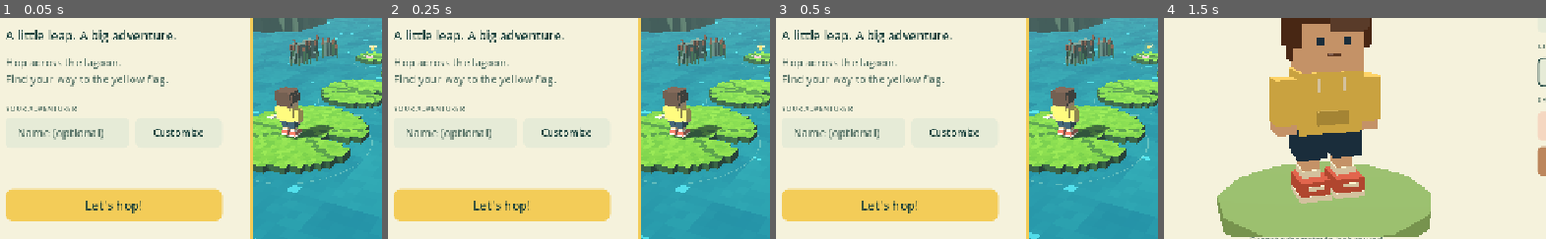
Above: before the commit, frames 1-4 (left to right).
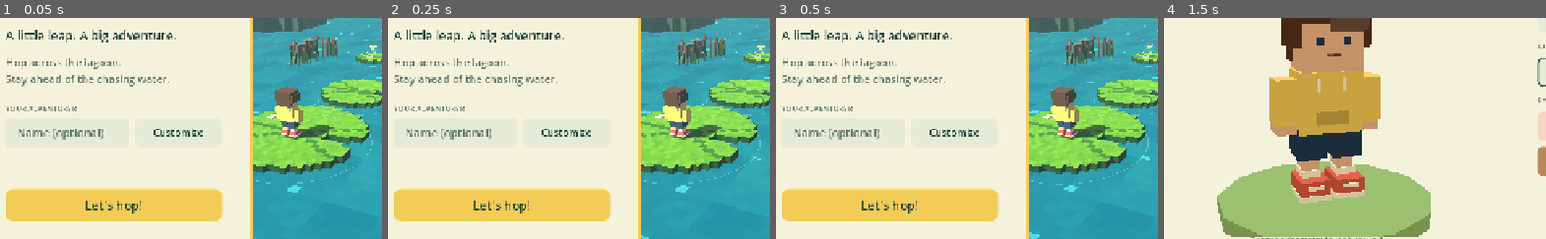
Above: after the commit, the same moments.

Repository: bgits/lily-pad-escape
Game: Godot game, scene res://scenes/main.tscn
Same seed, same stepped clock (60 frames per second), same inputs: the game is played once before the commit and once after it.
Inputs (mouse positions are % of the whole screen's width and height, from its top left):
- Up to frame 1 (0.05 s): no input
- Up to frame 2 (0.25 s): no input
- Up to frame 3 (0.5 s): no input
- Up to frame 4 (1.5 s): click (9, 61) at 0.52 s; type "Alex" at 0.6 s; click "Customize" at 1.25 s
The pictures show only the part of the screen within x 0-50%, y 35-85%; the shares and areas given below are measured in that part.

The runs differ from the first frame. In frame 1, 0.9% of the frame differs, in the area x 1-45%, y 25-32%; in frame 2, 0.9%; in frame 3, 0.9%; in frame 4, nothing differs.

Commit message:
Add chasing water and reset frogs after death

Diff:
--- /dev/null
+++ b/game/scripts/chasing_water.gd
@@ -0,0 +1,77 @@
+class_name ChasingWater
+extends Node3D
+
+const START_Z := 8.0
+const HEAD_START := 6.0
+var front_z := START_Z
+var grace := HEAD_START
+var speed := 1.8
+var elapsed := 0.0
+var crest: MeshInstance3D
+var rear_camera: Camera3D
+var rear_view: SubViewport
+
+func _ready() -> void:
+	# The broad sheet floods everything behind a clearly visible white crest.
+	var water := LilyAvatar.material(Color(0.12,0.62,0.72,0.82))
+	water.transparency = BaseMaterial3D.TRANSPARENCY_ALPHA
+	LilyAvatar.box(self,Vector3(0,1.35,60),Vector3(70,2.4,120),water)
+	crest = LilyAvatar.box(self,Vector3(0,2.6,0),Vector3(70,0.45,1.0),LilyAvatar.material(Color("dcfff2")))
+	for i in 18:
+		LilyAvatar.box(self,Vector3(-34+i*4,2.4,0.5),Vector3(2.5,0.9,1.3),LilyAvatar.material(Color("7ae3d6")))
+	reset()
+
+func reset() -> void:
+	front_z = START_Z
+	grace = HEAD_START
+	elapsed = 0.0
+	position.z = front_z
+
+func advance(delta: float, player_position: Vector3 = Vector3.ZERO) -> void:
+	elapsed += delta
+	var moving_time := maxf(0.0,delta-grace)
+	grace = maxf(0.0,grace-delta)
+	# Accelerate smoothly when left behind, without teleporting the front.
+	var gap := front_z-player_position.z
+	var catch_up := clampf((gap-14.0)*0.8,0.0,5.2)
+	front_z -= (speed+catch_up)*moving_time
+	position.z = front_z
+	crest.position.y = 2.6+sin(elapsed*4.0)*0.12
+
+func has_caught(player_position: Vector3) -> bool:
+	return grace <= 0 and player_position.z >= front_z
+
+func make_rear_view(hud: Control) -> void:
+	var panel := VBoxContainer.new()
+	hud.add_child(panel)
+	panel.set_anchors_and_offsets_preset(Control.PRESET_BOTTOM_RIGHT)
+	panel.offset_left = -282
+	panel.offset_right = -26
+	panel.offset_top = -225
+	panel.offset_bottom = -60
+	panel.mouse_filter = Control.MOUSE_FILTER_IGNORE
+	var caption := Label.new()
+	caption.text = "CHASING WATER · REAR VIEW"
+	caption.horizontal_alignment = HORIZONTAL_ALIGNMENT_CENTER
+	caption.add_theme_font_size_override("font_size",13)
+	panel.add_child(caption)
+	var picture := TextureRect.new()
+	picture.custom_minimum_size = Vector2(256,144)
+	picture.mouse_filter = Control.MOUSE_FILTER_IGNORE
+	panel.add_child(picture)
+	rear_view = SubViewport.new()
+	rear_view.size = Vector2i(256,144)
+	rear_view.world_3d = get_world_3d()
+	rear_view.render_target_update_mode = SubViewport.UPDATE_WHEN_VISIBLE
+	picture.add_child(rear_view)
+	picture.texture = rear_view.get_texture()
+	rear_camera = Camera3D.new()
+	rear_camera.fov = 75
+	rear_camera.far = 90
+	rear_view.add_child(rear_camera)
+	rear_camera.current = true
+
+func update_rear_view(player_position: Vector3) -> void:
+	if is_instance_valid(rear_camera):
+		rear_camera.position = Vector3(player_position.x,4.5,player_position.z-3.0)
+		rear_camera.look_at(Vector3(player_position.x,1.5,player_position.z+12.0))
--- a/game/scripts/game.gd
+++ b/game/scripts/game.gd
@@ -6,6 +6,8 @@
 const UIScript = preload("res://scripts/ui.gd")
 const ProfileScript = preload("res://scripts/profile.gd")
 const LEVELS := ["res://levels/sunlit_lagoon.tres","res://levels/frog_river.tres","res://levels/lucky_lagoon.tres"]
+var tide: ChasingWater
+var tide_enabled := true
 var level_index := 0
 var level: LilyLevel
 var world: LilyWorld
@@ -161,6 +163,10 @@
 	add_child(level_music)
 	if OS.has_feature("web"):
 		telemetry_enabled = bool(JavaScriptBridge.eval("new URLSearchParams(location.search).has('qa')"))
+	tide = ChasingWater.new()
+	add_child(tide)
+	tide.make_rear_view(ui.hud)
+	tide.visible = false
 	ready_to_pause = DisplayServer.get_name() != "headless"
 
 func quick_color(color: Color) -> void:
@@ -254,6 +260,9 @@
 	profile.player_name = ui.name_input.text
 	outfit_saved = profile.save_customization()
 	stop_sounds()
+	tide.reset()
+	tide.speed = 1.35 if level_index == 1 else 1.8
+	tide.visible = tide_enabled
 	level_music.stop()
 	level_music.stream_paused = false
 	if level_index < level_music_tracks.size():
@@ -297,6 +306,7 @@
 	get_viewport().gui_release_focus()
 
 func show_title() -> void:
+	tide.visible = false
 	stop_sounds()
 	level_music.stop()
 	state = "title"
@@ -353,6 +363,7 @@
 	if state != "playing" or world.frogs_remaining() > 0:
 		return
 	state = "won"
+	tide.visible = false
 	level_music.stop()
 	world.set_motion_paused(true)
 	victories += 1
@@ -386,6 +397,14 @@
 	if state != "playing":
 		return
 	run_seconds += delta
+	if tide_enabled:
+		tide.advance(delta,player.position)
+		tide.update_rear_view(player.position)
+		ui.tide_label.text = "Water moves in %d…" % ceili(tide.grace) if tide.grace > 0 else "Chasing water  ·  %d m behind" % maxi(0,ceili(tide.front_z-player.position.z))
+		if tide.has_caught(player.position):
+			fail()
+			ui.toast.text = "The water caught you! Keep moving."
+			return
 	if player.global_position.y < level.water_height - 0.18 or player.global_position.y < -10 or Vector2(player.position.x,player.position.z).length() > 120:
 		fail()
 		return
@@ -505,6 +524,9 @@
 	if state in ["splash","poison_defeat"]:
 		retry_timer -= delta
 		if retry_timer <= 0:
+			world.reset_frogs()
+			hit_count = 0
+			tide.reset()
 			world.reset_decoys()
 			world.reset_motion()
 			player.respawn(level.spawn)
@@ -567,4 +589,4 @@
 		decoy_data.append({"position":[pad.position.x,pad.position.y,pad.position.z],"collapsed":pad.collapsed,"red_frog":pad.marker.is_decoy})
 	for frog in world.frogs:
 		frog_data.append({"pad":frog.pad_index,"alive":frog.alive,"behavior":frog.behavior,"clock":frog.clock,"telegraph":is_instance_valid(frog.landing_marker) and frog.landing_marker.visible,"position":[frog.position.x,frog.position.y,frog.position.z]})
-	return {"fireflies":firefly_data,"firefly_masks": …(1654 unchanged characters)…
+	return {"tide_front":tide.front_z,"tide_grace":tide.grace,"fireflies":firefly_data,"firefly_masks": …(1654 unchanged characters)…
--- a/game/scripts/ui.gd
+++ b/game/scripts/ui.gd
@@ -59,6 +59,7 @@
 var pause_customize_button: Button
 var profile_note: Label
 var pause_detail: Label
+var tide_label: Label
 var firefly_label: Label
 
 func _ready() -> void:
@@ -156,7 +157,7 @@
 	gap(stack,7)
 	label(stack,"A little leap. A big adventure.",20)
 	gap(stack,6)
-	start_detail = label(stack,"Hop across the lagoon.\nFind your way to the yellow flag.",17,MUTED)
+	start_detail = label(stack,"Hop across the lagoon.\nStay ahead of the chasing water.",17,MUTED)
 	gap(stack,16)
 	label(stack,"YOUR ADVENTURER",12,MUTED)
 	var adventurer_row := HBoxContainer.new()
@@ -322,6 +323,7 @@
 	level_label = label(info,"LEVEL 1",23)
 	progress_label = label(info,"Sunlit lagoon  ·  Reach the flag",13,MUTED)
 	firefly_label = label(info,"Fireflies  0 / 3",15,INK)
+	tide_label = label(info,"Water moves in 6…",15,INK)
 	objective_label = label(info,"",17)
 	objective_label.visible = false
 	frog_legend = label(info,"",13,MUTED)
@@ -461,9 +463,9 @@
 	frog_legend.visible = lucky
 	frog_legend.text = "Yellow: 50% sink  ·  50% stay" if lucky else ""
 	hints.text = "WASD / Arrows  Move    SPACE  Jump    MOUSE  Look    CLICK / F  Swing bat    ESC  Pause    R  Restart" if combat else "WASD / Arrows  Move     SPACE  Jump     MOUSE  Look     CLICK/ESC  Pause     R  Restart"
-	start_detail.text = "Find a way across the river.\nReach the yellow flag." if combat else "Hop across the lagoon.\nFind your way to the yellow flag."
+	start_detail.text = "Clear the frogs. Reach the flag.\nStay ahead of the chasing water." if combat else "Hop across the lagoon.\nStay ahead of the chasing water."
 	if lucky:
-		start_detail.text = "A winding route. A tempting shortcut.\nFind your way to the yellow flag."
+		start_detail.text = "Risk the frogs or take the tiny pads.\nStay ahead of the chasing water."
 	for i in level_buttons.size():
 		level_buttons[i].add_theme_stylebox_override("normal",style(GOLD if i == index else CREAM))
 		level_buttons[i].add_theme_stylebox_override("hover",style(Color("ffe18a") if i == index else Color("d5e2c9")))
--- /dev/null
+++ b/game/tests/chasing_water_test.gd
@@ -0,0 +1,100 @@
+extends SceneTree
+
+var game: Node3D
+var failures := 0
+
+func _initialize() -> void:
+	run.call_deferred()
+
+func frames(count: int) -> void:
+	for i in count:
+		await physics_frame
+		await process_frame
+
+func check(ok: bool, message: String) -> void:
+	if ok:
+		print("PASS: ", message)
+	else:
+		failures += 1
+		push_error("FAIL: " + message)
+
+func run() -> void:
+	game = load("res://scenes/main.tscn").instantiate()
+	game.profile.storage_path = "user://lily_qa_chasing_water.cfg"
+	root.add_child(game)
+	check(not game.tide.visible,"Title hides the chasing wave")
+	game.start_run()
+	await frames(60)
+	check(game.tide.visible and game.tide.front_z == ChasingWater.START_Z,"A fresh attempt gives a head start")
+	game.pause()
+	var grace: float = game.tide.grace
+	await frames(60)
+	check(game.tide.grace == grace,"Pause freezes the head-start countdown")
+	game.open_customization()
+	await frames(20)
+	check(game.tide.grace == grace,"The wardrobe keeps the wave frozen")
+	game.close_customization()
+	game.resume()
+	await frames(360)
+	check(game.tide.front_z < ChasingWater.START_Z,"The wave advances after the head start")
+	game.pause()
+	var front: float = game.tide.front_z
+	await frames(60)
+	check(game.tide.front_z == front,"Pause freezes an advancing wave")
+	game.resume()
+	# Stay on the starting pad: being on land must not defeat the chase.
+	for i in 900:
+		await frames(1)
+		if game.state == "splash":
+			break
+	check(game.state == "splash" and game.falls == 1,"The advancing water catches a stationary player on a pad")
+	await frames(65)
+	check(game.state == "playing" and game.tide.grace > 4 and game.tide.front_z == ChasingWater.START_Z,"Retry restores a safe head start")
+	game.show_title()
+	game.select_level(1)
+	game.start_run()
+	await frames(5)
+	for frog in game.world.frogs.slice(0,2):
+		frog.defeat()
+	game.hit_count = 2
+	check(game.world.frogs_remaining() == 4,"Fixture clears two frogs before being caught")
+	game.tide.grace = 0
+	game.tide.front_z = game.player.position.z - 0.1
+	await frames(3)
+	check(game.state == "splash","Chasing water also catches the player in Frog River")
+	await frames(65)
+	check(game.world.frogs_remaining() == 6 and game.hit_count == 0,"Death restores both defeated frogs and resets combat progress")
+	check(game.health == 100 and not game.poisoned,"Retry restores full health")
+	game.show_title()
+	game.select_level(0)
+	game.start_run()
+	game.win()
+	front = game.tide.front_z
+	await frames(60)
+	check(not game.tide.visible and game.tide.front_z == front,"Victory ends the chase")
+	game.show_title()
+	check(not game.tide.visible,"Returning home hides the wave")
+	# A running player must not leave the wave off in the distance.
+	game.tide.reset()
+	game.tide.grace = 0
+	game.tide.speed = 1.8
+	var runner := Vector3.ZERO
+	var biggest_step := 0.0
+	for i in 1200:
+		runner.z -= 5.4/60.0
+		var previous: float = game.tide.front_z
+		game.tide.advance(1.0/60.0,runner)
+		biggest_step = maxf(biggest_step,previous-game.tide.front_z)
+	var gap: float = game.tide.front_z-runner.z
+	check(gap > 6 and gap < 22,"The wave keeps a visible, escapable gap behind a running player")
+	check(biggest_step < 0.12,"Catch-up advances smoothly without teleporting")
+	game.tide.update_rear_view(runner)
+	check(game.tide.rear_view.world_3d == game.get_world_3d(),"Rear view renders the actual game world")
+	check(game.tide.rear_camera.is_position_in_frustum(Vector3(runner.x,2.6,game.tide.front_z)),"The pursuing crest is inside the rear camera view")
+	game.level_music.stop()
+	game.stop_sounds()
+	game.queue_free()
+	await frames(3)
+	DirAccess.remove_absolute("user://lily_qa_chasing_water.cfg")
+	print("CHASE RESULT: ", failures, " failed")
+	quit(1 if failures else 0)
--- a/game/tests/combat_test.gd
+++ b/game/tests/combat_test.gd
@@ -45,6 +45,7 @@
 	game = load("res://scenes/main.tscn").instantiate()
 	game.profile.storage_path = "user://lily_qa_combat.cfg"
 	DirAccess.remove_absolute(game.profile.storage_path)
+	game.tide_enabled = false
 	root.add_child(game)
 	player = game.player
 	await frames(2)
@@ -115,7 +116,7 @@
 	check(not frog.alive,"Resumed swing delivers its pending hit once")
 	player.position = Vector3(10,-0.3,0)
 	await frames(65)
-	check(game.state == "playing" and game.world.frogs_remaining() == 3 and player.has_bat,"Water retry keeps defeated frogs cleared and the bat equipped")
+	check(game.state == "playing" and game.world.frogs_remaining() == 6 and player.has_bat,"Water retry restores all frogs and keeps the bat equipped")
 	check(player.swing_remaining == 0 and not player.impact_pending,"Water retry clears unfinished attack state")
 	game.start_run()
 	await frames(8)
--- a/game/tests/controller_test.gd
+++ b/game/tests/controller_test.gd
@@ -38,6 +38,7 @@
 	game = load("res://scenes/main.tscn").instantiate()
 	game.profile.storage_path = "user://lily_qa_controller.cfg"
 	DirAccess.remove_absolute(game.profile.storage_path)
+	game.tide_enabled = false
 	root.add_child(game)
 	player = game.player
 	await fresh()
--- a/game/tests/decoy_test.gd
+++ b/game/tests/decoy_test.gd
@@ -39,6 +39,7 @@
 	game = load("res://scenes/main.tscn").instantiate()
 	game.profile.storage_path = "user://lily_qa_decoy.cfg"
 	DirAccess.remove_absolute(game.profile.storage_path)
+	game.tide_enabled = false
 	root.add_child(game)
 	player = game.player
 	await frames(3)
@@ -67,7 +68,7 @@
 	player.velocity.y = 8.0
 	await frames(12)
 	check(not pad.collapsed and game.decoy_trips == 0,"Flying above a decoy without landing does not trigger it")
-	# Clear one green frog first; trap retries must preserve that progress.
+	# Clear one green frog first; trap retries must restore it.
 	var green: LilyFrog = game.world.frogs[0]
 	player.respawn(green.global_position+Vector3(0,0,1.75))
 	await frames(3)
@@ -101,7 +102,7 @@
 		check(not pad.visible and pad.marker.global_position.y < game.level.water_height,"Collapsed pad %d and its warning frog sink under the water" % (i+1))
 		await frames(50)
 		check(game.state == "playing" and not pad.collapsed and pad.visible and pad.collision_layer == 1 and not player.falling_through,"Retry restores decoy %d and ordinary movement" % (i+1))
-		check(game.hit_count == 1 and game.world.frogs_remaining() == 5,"Trap retry %d preserves defeated green frogs" % (i+1))
+		check(game.hit_count == 0 and game.world.frogs_remaining() == 6,"Trap retry %d restores all green frogs" % (i+1))
 	key(KEY_SPACE)
 	await frames(4)
 	key(KEY_SPACE,false)
--- a/game/tests/exploration_test.gd
+++ b/game/tests/exploration_test.gd
@@ -33,6 +33,7 @@
 	game = load("res://scenes/main.tscn").instantiate()
 	game.profile.storage_path = SAVE
 	DirAccess.remove_absolute(SAVE)
+	game.tide_enabled = false
 	root.add_child(game)
 	player = game.player
 	check(game.profile.firefly_masks == [0,0,0],"A new profile has no collected fireflies")
--- a/game/tests/health_luck_test.gd
+++ b/game/tests/health_luck_test.gd
@@ -51,6 +51,7 @@
 	game = load("res://scenes/main.tscn").instantiate()
 	game.profile.storage_path = "user://lily_qa_health_luck.cfg"
 	DirAccess.remove_absolute(game.profile.storage_path)
+	game.tide_enabled = false
 	root.add_child(game)
 	player = game.player
 	game.start_run()
@@ -126,9 +127,9 @@
 	game.resume()
 	await frames(85)
 	check(game.state == "playing" and game.health == 100 and not game.poisoned and player.is_on_floor(),"Poison retry returns to the practice pad at full health")
-	check(game.world.frogs_remaining() == 5 and game.hit_count == 1,"Poison retry preserves previously defeated green frogs")
+	check(game.world.frogs_remaining() == 6 and game.hit_count == 0,"Poison retry restores all green frogs and clears hits")
 	check(player.avatar.rotation.is_equal_approx(Vector3.ZERO),"Retry clears the poison-defeat pose")
-	await stand_by(frog)
+	await stand_by(game.world.frogs[1])
 	key(KEY_R)
 	await frames(8)
 	key(KEY_R,false)
--- a/game/tests/music_test.gd
+++ b/game/tests/music_test.gd
@@ -16,6 +16,7 @@
 func run() -> void:
 	game = load("res://scenes/main.tscn").instantiate()
 	game.profile.storage_path = "user://lily_qa_music.cfg"
+	game.tide_enabled = false
 	root.add_child(game)
 	check(not game.level_music.playing, "Title screen starts without level music")
 	check(game.level_music.stream is AudioStreamMP3 and game.level_music.stream.loop, "Supplied track is configured to loop")
--- a/game/tests/secret_test.gd
+++ b/game/tests/secret_test.gd
@@ -24,6 +24,7 @@
 func new_game() -> void:
 	game = load("res://scenes/main.tscn").instantiate()
 	game.profile.storage_path = TEST_SAVE
+	game.tide_enabled = false
 	root.add_child(game)
 	await frames(3)
 
--- a/game/tests/swing_facing_test.gd
+++ b/game/tests/swing_facing_test.gd
@@ -38,6 +38,7 @@
 	game = load("res://scenes/main.tscn").instantiate()
 	game.profile.storage_path = "user://lily_qa_swing_facing.cfg"
 	DirAccess.remove_absolute(game.profile.storage_path)
+	game.tide_enabled = false
 	root.add_child(game)
 	player = game.player
 	game.select_level(1)
--- a/game/tests/wardrobe_test.gd
+++ b/game/tests/wardrobe_test.gd
@@ -34,6 +34,7 @@
 	DirAccess.remove_absolute(LEGACY_SAVE)
 	game = load("res://scenes/main.tscn").instantiate()
 	game.profile.storage_path = TEST_SAVE
+	game.tide_enabled = false
 	root.add_child(game)
 	await frames(3)
 	var original: Dictionary = game.profile.outfit.duplicate()
Not shown, added: game/scripts/chasing_water.gd.uid
Not shown, added: game/tests/chasing_water_test.gd.uid
Not shown, changed: build/web/index.pck
Not shown, changed: scripts/test-native.sh
